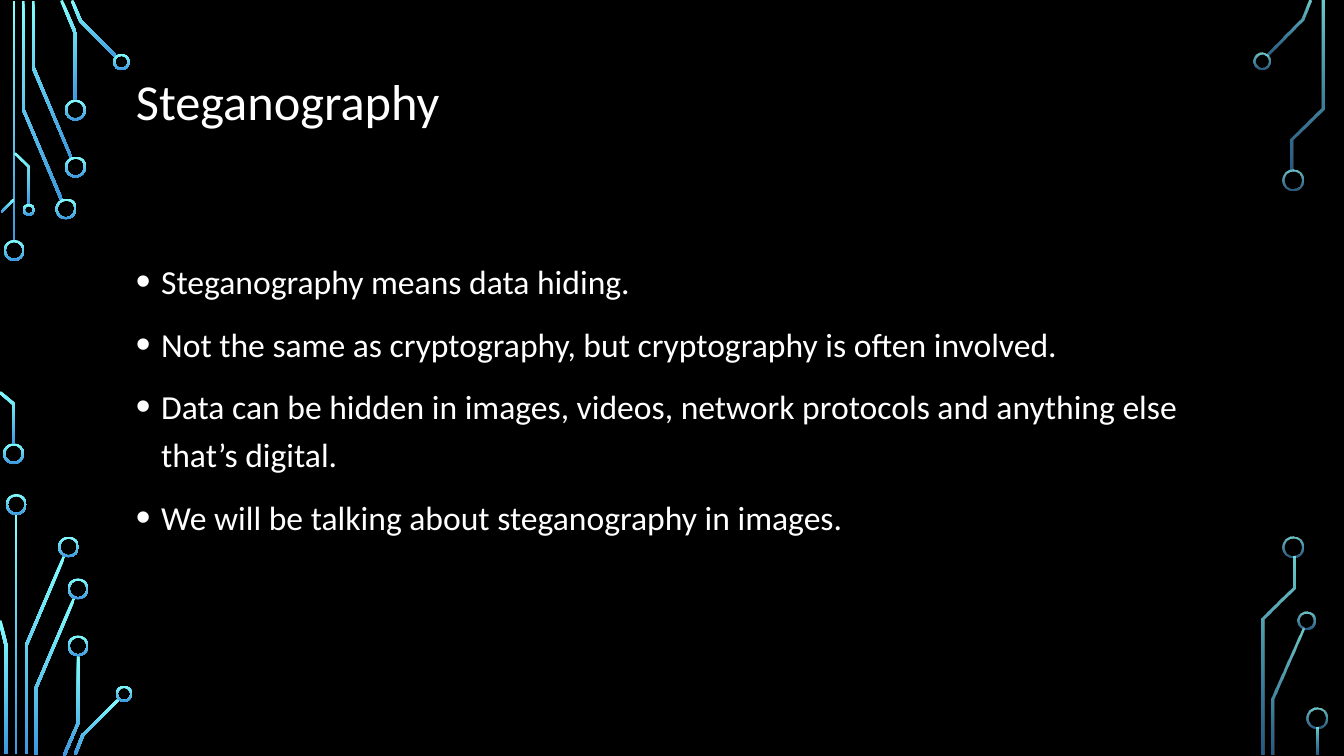
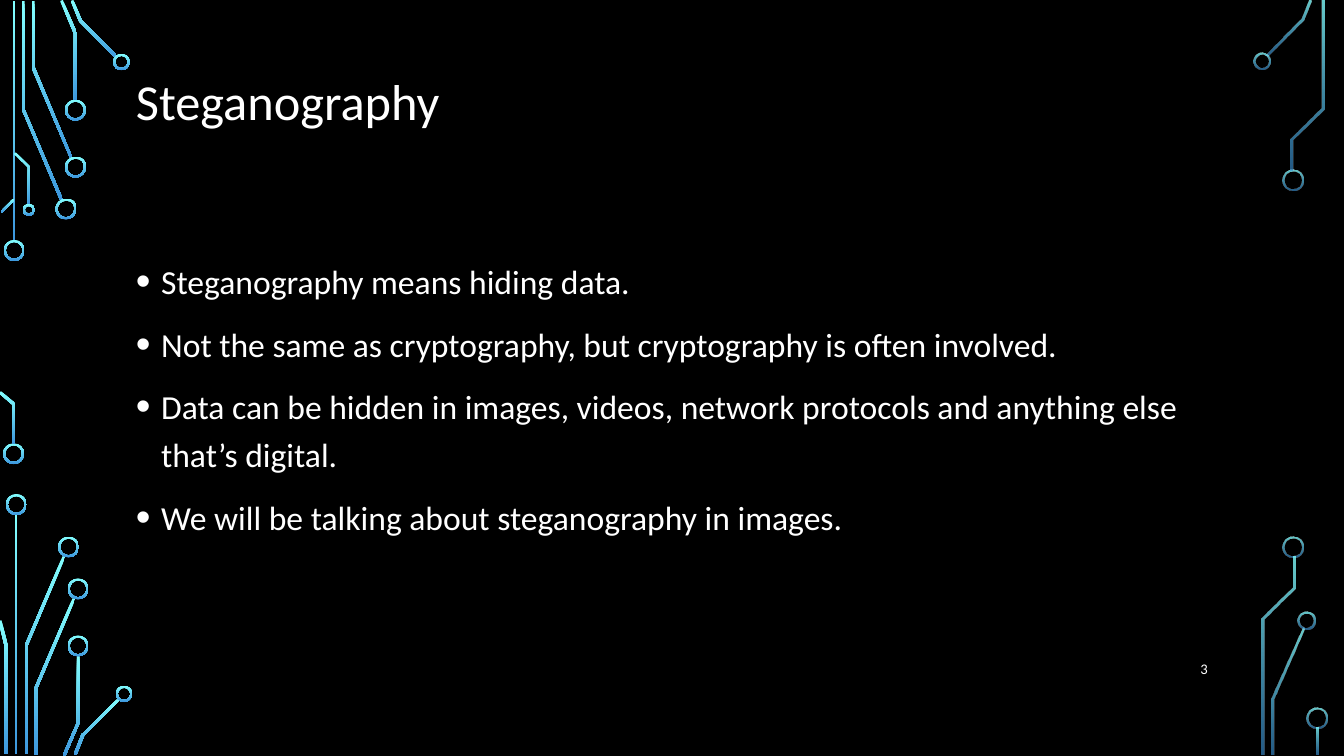
Before and after one commit to torrens/kainosSteg, a slide deck: slide 3 of kainosSteg.pptx. Drawn at 1344x756 pixels with LibreOffice and Linux fonts; fonts in the diff are those of the drawing; background and template pictures are left out. Boxes give left, top, right and bottom in pixels: in the first picture for what was removed or moved away, otherwise in the second. Text is boxed around its words. In the diff, an @@ line names an element or a change of style, - is before the commit and + after.

```diff
--- a/kainosSteg.pptx
+++ b/kainosSteg.pptx
@@ text at bbox=[161, 270, 630, 300]: text changed @@
-• Steganography means data hiding.
+• Steganography means hiding data.
@@ page number added at bbox=[1200, 664, 1207, 674], 10.5 pt, text #FFFFFF @@
+3
```
Also in this commit, not shown: 11 other slides changed, 6 other files.
